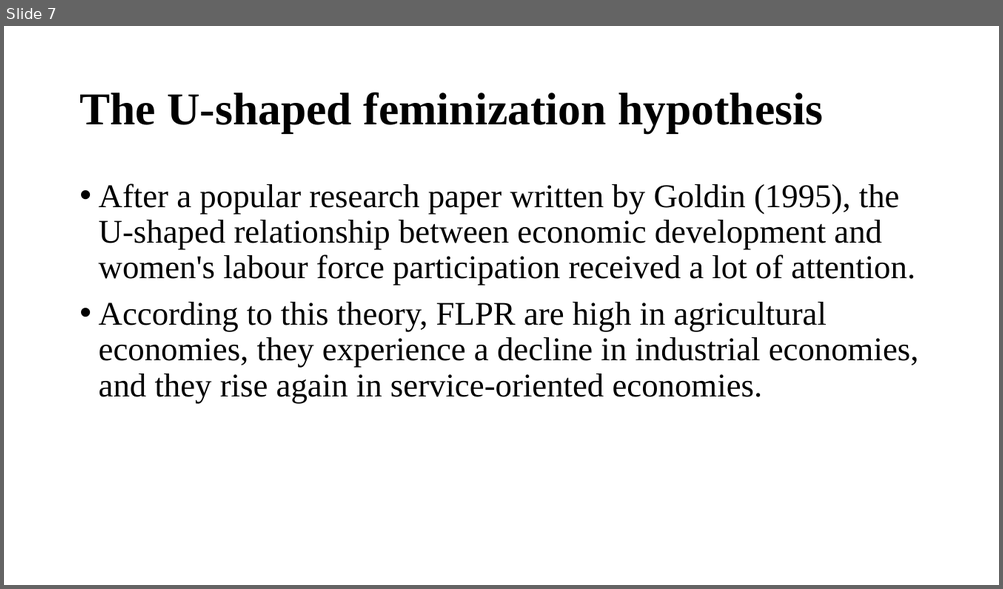
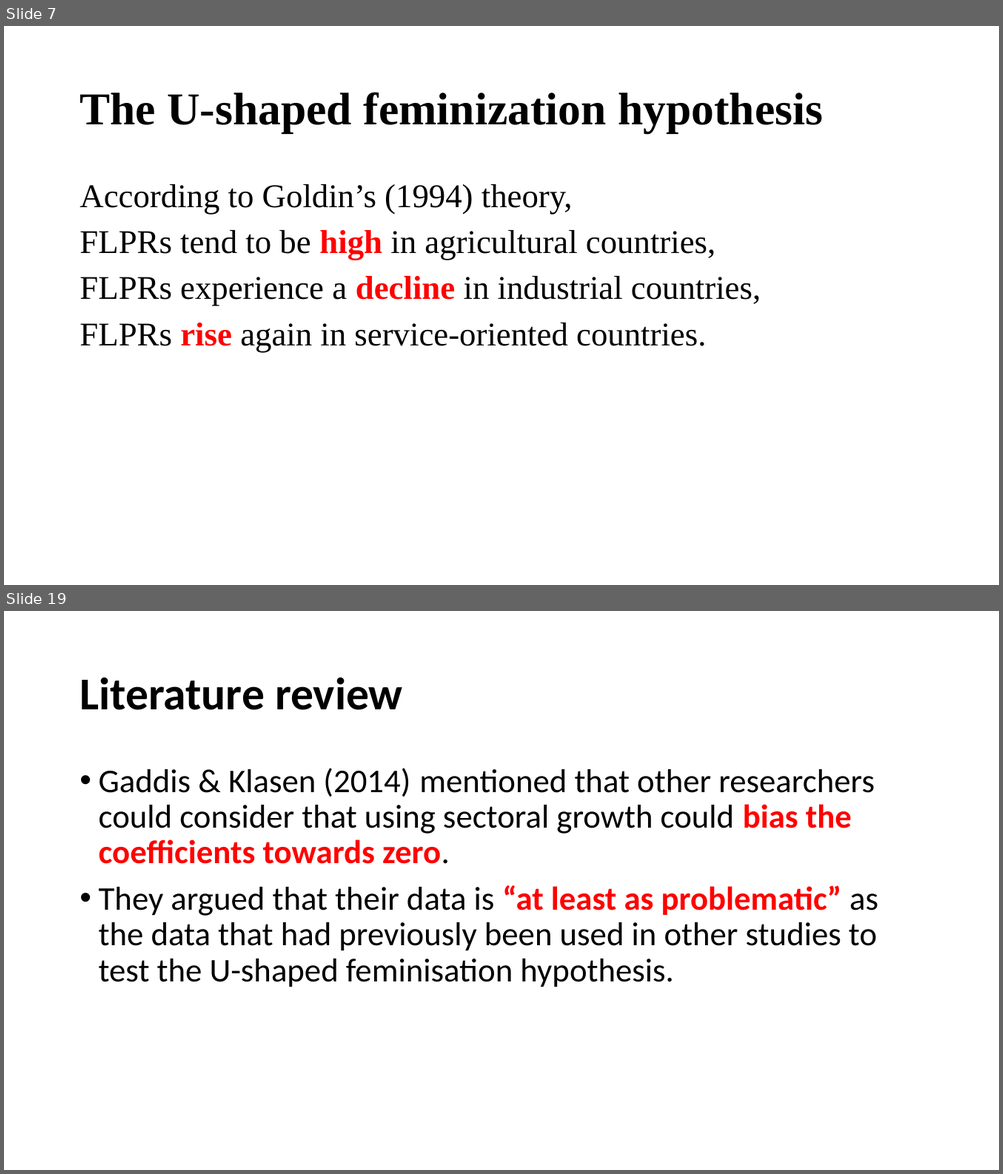
Before and after one commit to ilopezmoreno/Chapter1-PhDthesis, a slide deck: Slides. Chapter1-PhDthesis.pptx. Shown one above the other, each under a label of ours: slide 7 before the commit, slides 7 and 19 after it; the slides between them are not shown. The pictures are 1003x589 and 1003x1174 pixels, drawn with LibreOffice and Linux fonts; fonts in the diff are those of the drawing. Boxes give left, top, right and bottom in pixels: in the first picture for what was removed or moved away, otherwise in the second. Text is boxed around its words. In the diff, an @@ line names an element or a change of style, - is before the commit and + after.

```diff
--- a/Slides. Chapter1-PhDthesis.pptx
+++ b/Slides. Chapter1-PhDthesis.pptx
@@ slide 19 added at (4,611,999,1170), background #FFFFFF @@
@@ title added at (79,677,403,710), 44 pt, text #000000, bold @@
+Literature review
@@ text added at (99,768,878,988), 32 pt, text #000000 @@
+• Gaddis & Klasen (2014) mentioned that other researchers could consider that using sectoral growth could bias the coefficients towards zero.
+• They argued that their data is “at least as problematic” as the data that had previously been used in other studies to test the U-shaped feminisation hypothesis.
@@ slide 7 changed as well @@
@@ text at (79,184,760,352): text changed @@
-• After a popular research paper written by Goldin (1995), the U-shaped relationship between economic development and women's labour force participation received a lot of attention.
-• According to this theory, FLPR are high in agricultural economies, they experience a decline in industrial economies, and they rise again in service-oriented economies.
+According to Goldin’s (1994) theory,
+FLPRs tend to be high in agricultural countries,
+FLPRs experience a decline in industrial countries,
+FLPRs rise again in service-oriented countries.
```
Also in this commit, not shown: 8 other slides changed, 54 other slides added, 6 slides removed, 5 other files.
